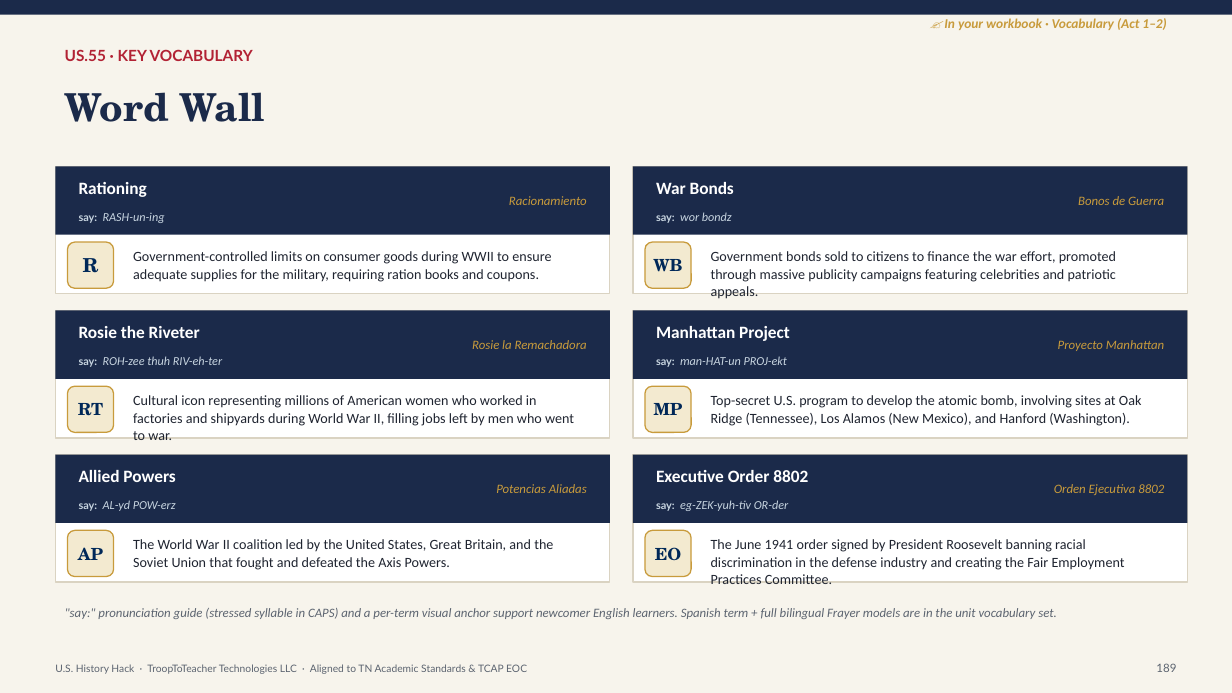
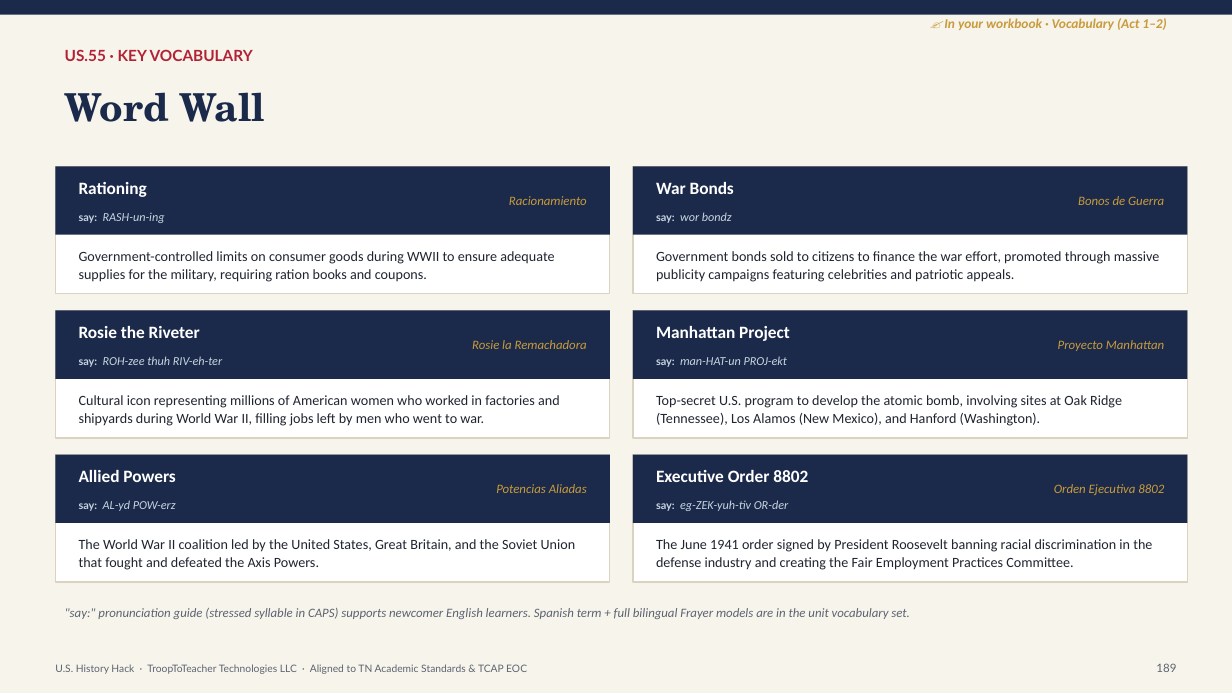
Before and after one commit to Trooptoteacher/trooptoteacher-history, a slide deck: slide 190 of 00_START_HERE/UNIT6_DECKS_BUILD/Unit6_Teacher_Deck_CourseStandard.pptx. Drawn at 1232x693 pixels with LibreOffice and Linux fonts; fonts in the diff are those of the drawing. Boxes give left, top, right and bottom in pixels: in the first picture for what was removed or moved away, otherwise in the second. Text is boxed around its words. In the diff, an @@ line names an element or a change of style, - is before the commit and + after.

```diff
--- a/00_START_HERE/UNIT6_DECKS_BUILD/Unit6_Teacher_Deck_CourseStandard.pptx
+++ b/00_START_HERE/UNIT6_DECKS_BUILD/Unit6_Teacher_Deck_CourseStandard.pptx
@@ rounded rectangle removed at (x1=67, y1=242, x2=114, y2=288) @@
@@ text "Government-controlled limits on consumer goods ..." rewrapped from (x1=133, y1=251, x2=551, y2=282) to (x1=79, y1=251, x2=554, y2=282) @@
@@ text removed at (x1=83, y1=258, x2=99, y2=273) @@
-R
@@ rounded rectangle removed at (x1=645, y1=242, x2=691, y2=288) @@
@@ text "Government bonds sold to citizens ..." rewrapped from (x1=711, y1=251, x2=1116, y2=282) to (x1=656, y1=251, x2=1160, y2=282) @@
@@ text removed at (x1=653, y1=259, x2=682, y2=272) @@
-WB
@@ rounded rectangle removed at (x1=67, y1=386, x2=114, y2=433) @@
@@ text "Cultural icon representing millions of ..." rewrapped from (x1=133, y1=395, x2=574, y2=426) to (x1=79, y1=395, x2=560, y2=426) @@
@@ rounded rectangle removed at (x1=645, y1=386, x2=691, y2=433) @@
@@ text "Top-secret U.S. program to develop ..." rewrapped from (x1=711, y1=395, x2=1142, y2=426) to (x1=656, y1=395, x2=1122, y2=426) @@
@@ text removed at (x1=78, y1=403, x2=103, y2=416) @@
-RT
@@ text removed at (x1=654, y1=403, x2=683, y2=415) @@
-MP
@@ rounded rectangle removed at (x1=67, y1=531, x2=114, y2=577) @@
@@ text "The World War II coalition ..." rewrapped from (x1=133, y1=539, x2=553, y2=570) to (x1=79, y1=539, x2=576, y2=570) @@
@@ rounded rectangle removed at (x1=645, y1=531, x2=691, y2=577) @@
@@ text "The June 1941 order signed ..." rewrapped from (x1=711, y1=539, x2=1125, y2=584) to (x1=656, y1=539, x2=1152, y2=570) @@
@@ text removed at (x1=78, y1=547, x2=103, y2=560) @@
-AP
@@ text removed at (x1=655, y1=547, x2=682, y2=561) @@
-EO
@@ text at (x1=65, y1=608, x2=910, y2=619): text changed @@
-"say:" pronunciation guide (stressed syllable in CAPS) and a per-term visual anchor support newcomer English learners. Spanish term + full bilingual Frayer models are in the unit vocabulary set.
+"say:" pronunciation guide (stressed syllable in CAPS) supports newcomer English learners. Spanish term + full bilingual Frayer models are in the unit vocabulary set.
```
Also in this commit, not shown: 13 other slides changed, 1 other file.
